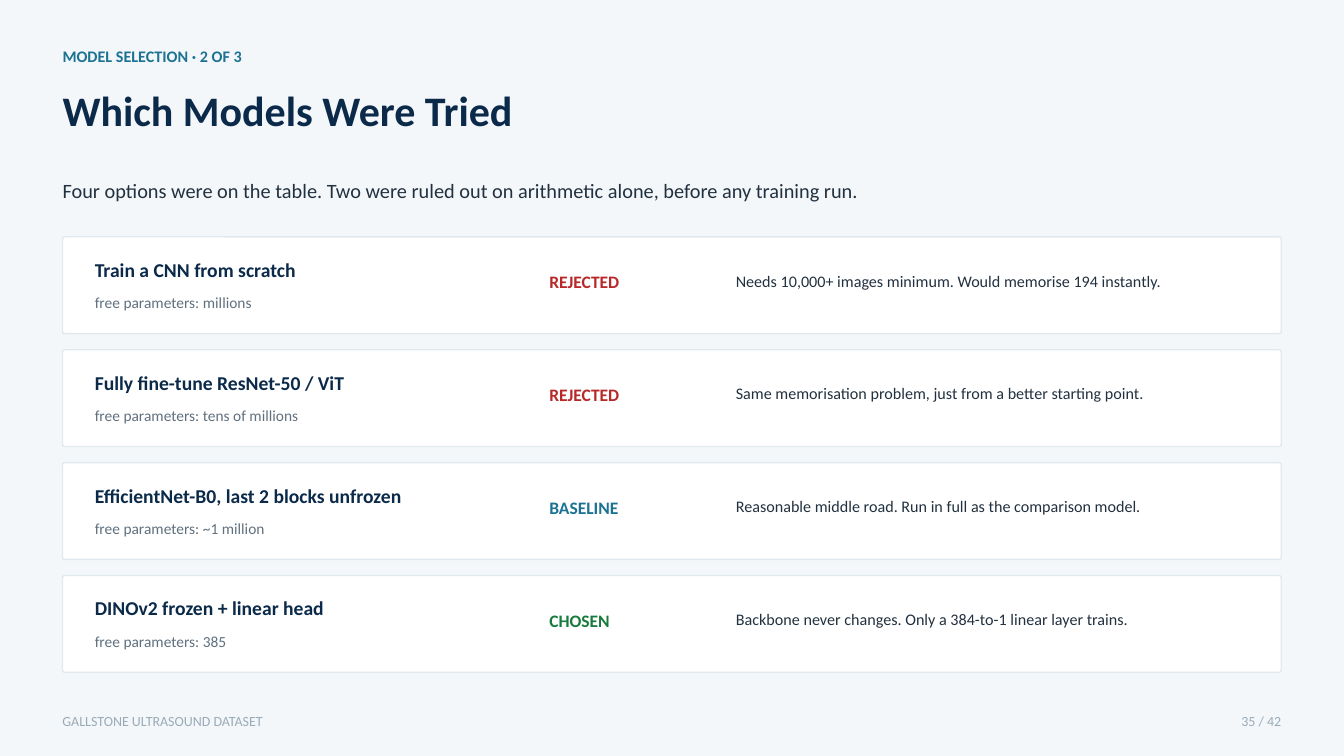
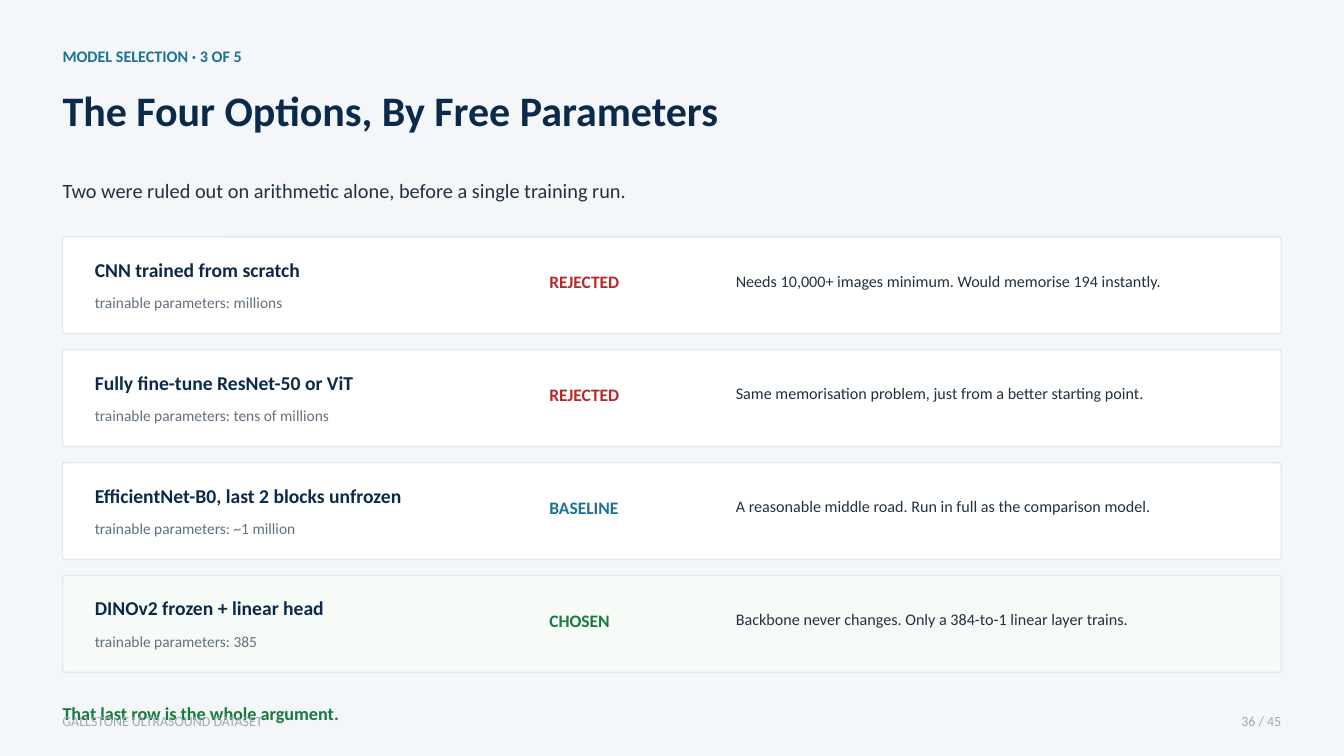
Before and after one commit to gitcommit-computerphile/gallstone-ultrasound-classifier, a slide deck: slide 36 of data_preprocessing_redesigned.pptx (slide 35 before the commit). Drawn at 1344x756 pixels with LibreOffice and Linux fonts; fonts in the diff are those of the drawing. Boxes give left, top, right and bottom in pixels: in the first picture for what was removed or moved away, otherwise in the second. Text is boxed around its words. In the diff, an @@ line names an element or a change of style, - is before the commit and + after.

```diff
--- a/data_preprocessing_redesigned.pptx
+++ b/data_preprocessing_redesigned.pptx
@@ text at (63, 51, 242, 62): text changed @@
-MODEL SELECTION · 2 OF 3
+MODEL SELECTION · 3 OF 5
@@ text at (63, 96, 718, 133): text changed @@
-Which Models Were Tried
+The Four Options, By Free Parameters
@@ text at (63, 184, 626, 202): text changed @@
-Four options were on the table. Two were ruled out on arithmetic alone, before any training run.
+Two were ruled out on arithmetic alone, before a single training run.
@@ text at (95, 263, 300, 277): text changed @@
-Train a CNN from scratch
+CNN trained from scratch
@@ text at (95, 297, 283, 311): text changed @@
-free parameters: millions
+trainable parameters: millions
@@ text at (95, 376, 353, 393): text changed @@
-Fully fine-tune ResNet-50 / ViT
+Fully fine-tune ResNet-50 or ViT
@@ text at (95, 410, 329, 424): text changed @@
-free parameters: tens of millions
+trainable parameters: tens of millions
@@ text at (736, 500, 1151, 515): text changed @@
-Reasonable middle road. Run in full as the comparison model.
+A reasonable middle road. Run in full as the comparison model.
@@ text at (95, 523, 296, 537): text changed @@
-free parameters: ~1 million
+trainable parameters: ~1 million
@@ rounded rectangle at (63, 576, 1281, 673): fill #FFFFFF to #F7FBF8 @@
@@ text at (95, 636, 257, 650): text changed @@
-free parameters: 385
+trainable parameters: 385
@@ text added at (63, 707, 339, 725), 13 pt, text #187A3C, bold @@
+That last row is the whole argument.
@@ text at (1241, 717, 1281, 726): text changed @@
-35 / 42
+36 / 45
```
Also in this commit, not shown: 40 other slides changed, 3 slides added.
